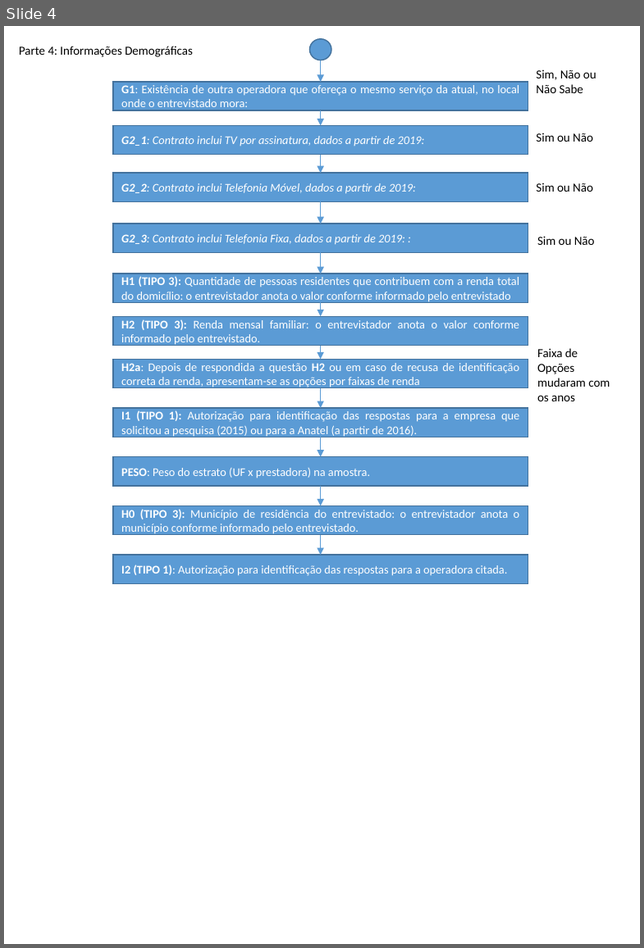
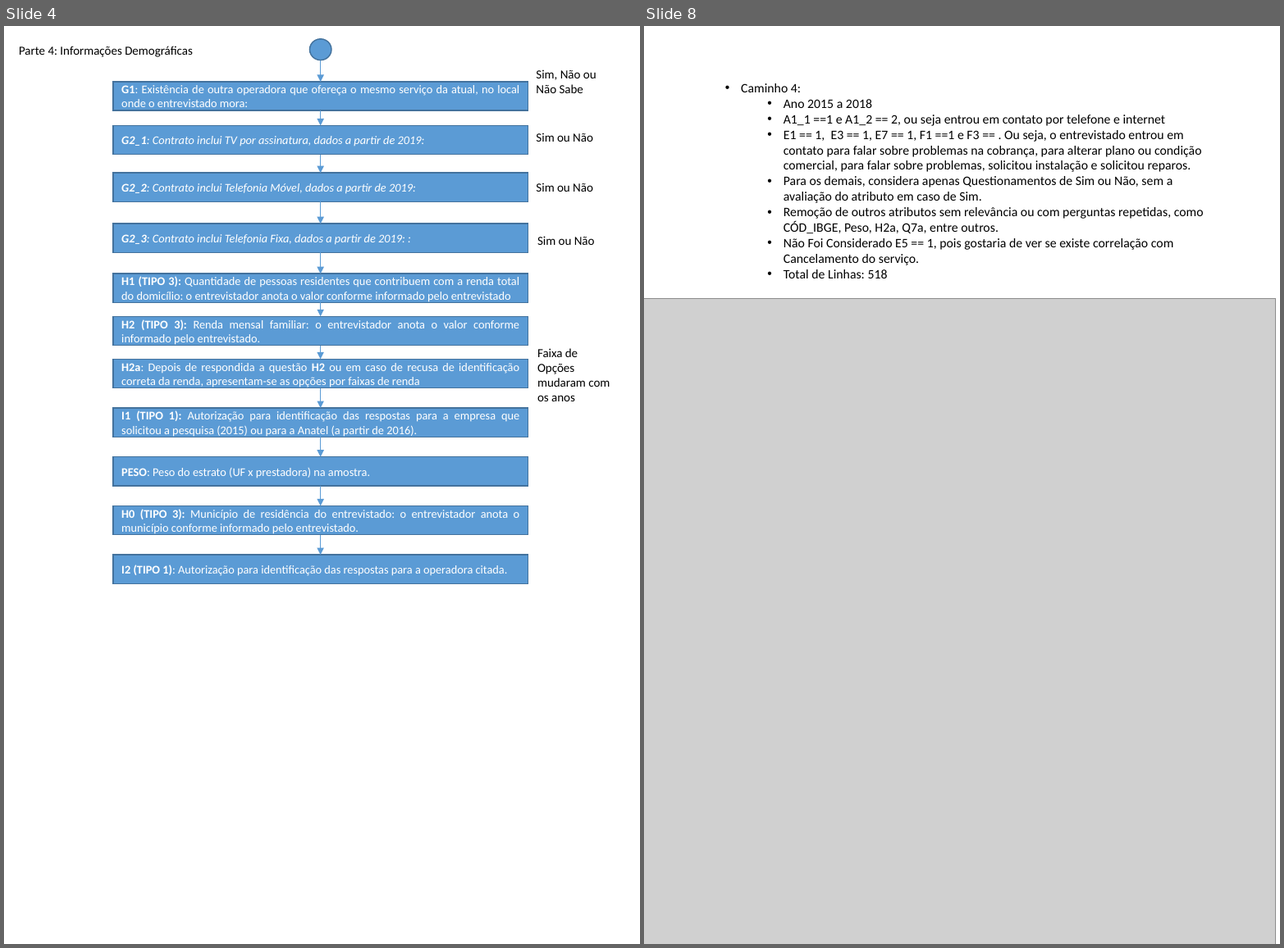
Before and after one commit to mrelero/machine-learning-anatel-database, a slide deck: Fluxo_Pesquisa.pptx. Shown side by side, each under a label of ours: slide 4 before the commit, slides 4 and 8 after it; the slides between them are not shown. The pictures are 644x948 and 1284x948 pixels, drawn with LibreOffice and Linux fonts; fonts in the diff are those of the drawing; grey boxes stand for pictures. Boxes give left, top, right and bottom in pixels: in the first picture for what was removed or moved away, otherwise in the second. Text is boxed around its words. In the diff, an @@ line names an element or a change of style, - is before the commit and + after.

Commit message:
Caminhos 1, 2, 3, 4

```diff
--- a/Fluxo_Pesquisa.pptx
+++ b/Fluxo_Pesquisa.pptx
@@ slide 8 added at bbox=[644, 26, 1280, 944], background #FFFFFF @@
@@ text added at bbox=[741, 83, 1203, 279], 11 pt, text #000000 @@
+• Caminho 4:
+  • Ano 2015 a 2018
+  • A1_1 ==1 e A1_2 == 2, ou seja entrou em contato por telefone e internet
+  • E1 == 1, E3 == 1, E7 == 1, F1 ==1 e F3 == . Ou seja, o entrevistado entrou em contato para falar sobre problemas na cobrança, para alterar plano ou condição comercial, para falar sobre problemas, solicitou instalação e solicitou reparos.
+  • Para os demais, considera apenas Questionamentos de Sim ou Não, sem a avaliação do atributo em caso de Sim.
+  • Remoção de outros atributos sem relevância ou com perguntas repetidas, como CÓD_IBGE, Peso, H2a, Q7a, entre outros.
+  • Não Foi Considerado E5 == 1, pois gostaria de ver se existe correlação com Cancelamento do serviço.
+  • Total de Linhas: 518
@@ picture added at bbox=[644, 298, 1275, 944] @@
```
Also in this commit, not shown: 1 slide changed, 4 other slides added, 1 slide removed, 1 other file.
